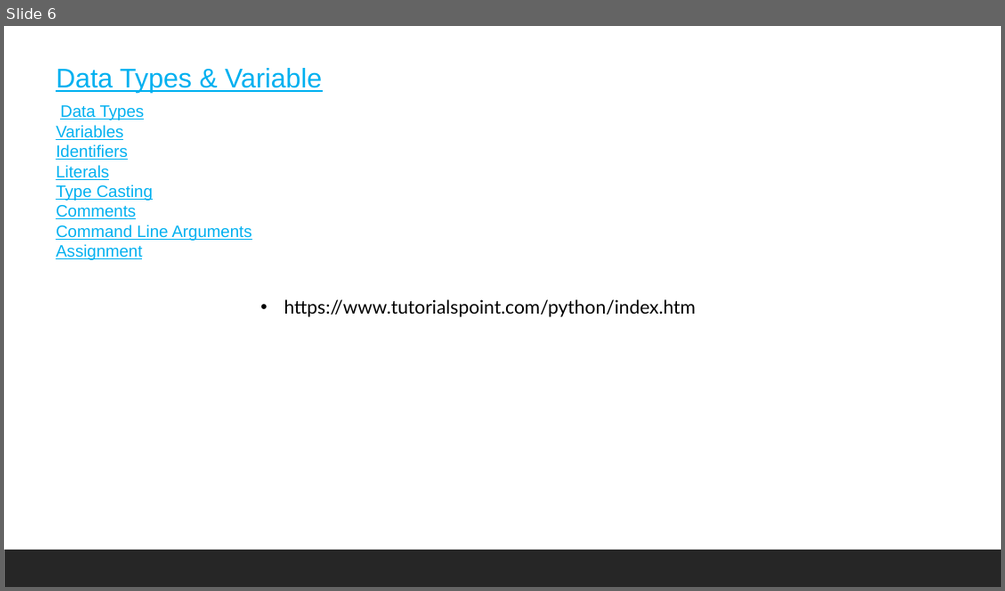
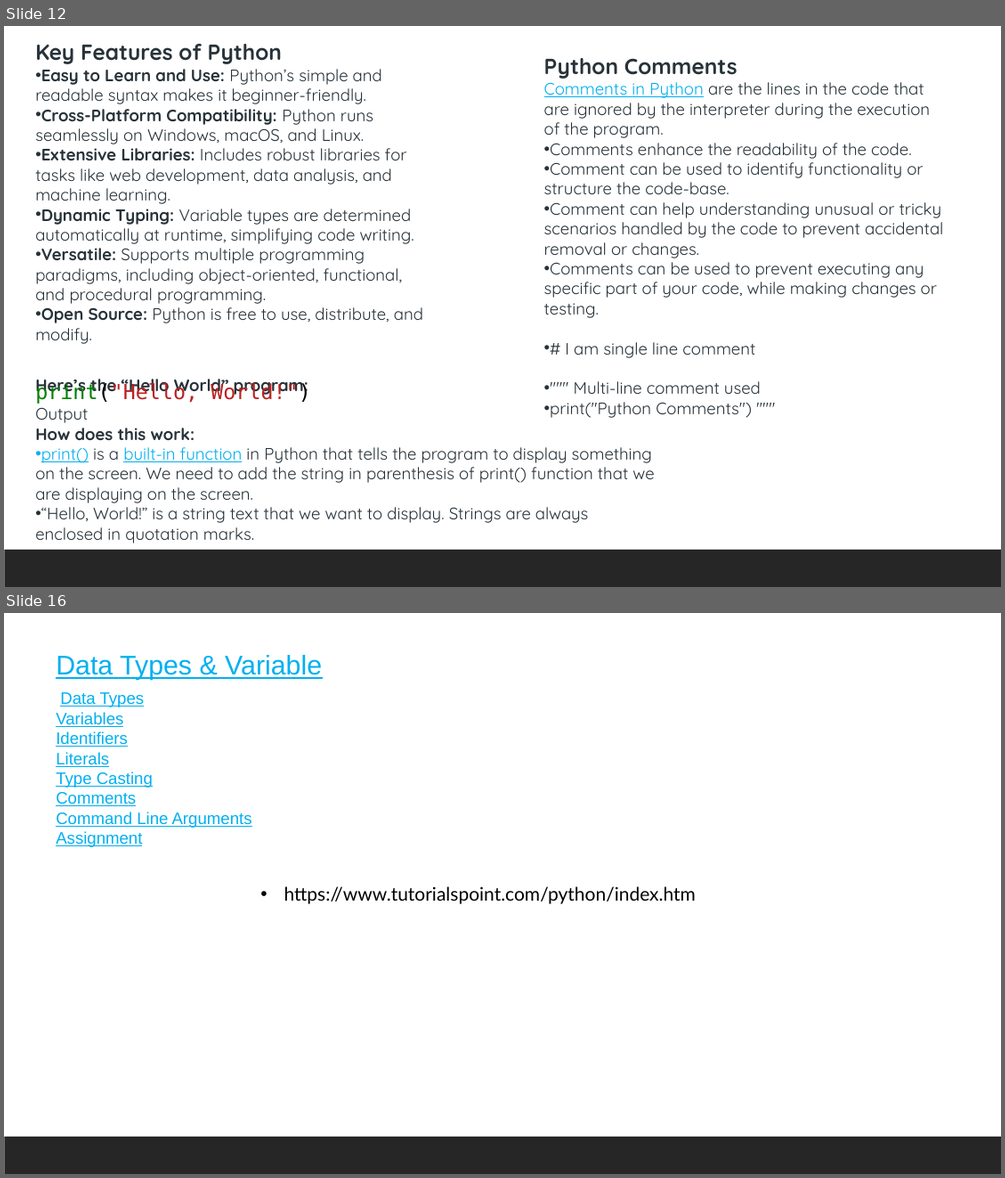
Before and after one commit to shahil04/ds_materials, a slide deck: 5.0_python_6.libraries/module_5_python_beg_to_advance.pptx. Shown one above the other, each under a label of ours: slide 6 before the commit, slides 12 and 16 after it; the slides between them are not shown. The pictures are 1005x591 and 1005x1178 pixels, drawn with LibreOffice and Linux fonts; fonts in the diff are those of the drawing. Boxes give left, top, right and bottom in pixels: in the first picture for what was removed or moved away, otherwise in the second. Text is boxed around its words. In the diff, an @@ line names an element or a change of style, - is before the commit and + after.

```diff
--- a/5.0_python_6.libraries/module_5_python_beg_to_advance.pptx
+++ b/5.0_python_6.libraries/module_5_python_beg_to_advance.pptx
@@ slide 12 added at (4, 26, 1001, 587), background #FFFFFF; not listed: 1 template element that a slide beside it also shows @@
@@ text added at (35, 44, 423, 344), 16 pt, text #273239 @@
+Key Features of Python
+• Easy to Learn and Use: Python’s simple and readable syntax makes it beginner-friendly.
+• Cross-Platform Compatibility: Python runs seamlessly on Windows, macOS, and Linux.
+• Extensive Libraries: Includes robust libraries for tasks like web development, data analysis, and machine learning.
+• Dynamic Typing: Variable types are determined automatically at runtime, simplifying code writing.
+• Versatile: Supports multiple programming paradigms, including object-oriented, functional, and procedural programming.
+• Open Source: Python is free to use, distribute, and modify.
@@ text added at (544, 58, 943, 418), 16 pt, text #273239 @@
+Python Comments
+Comments in Python are the lines in the code that are ignored by the interpreter during the execution of the program.
+• Comments enhance the readability of the code.
+• Comment can be used to identify functionality or structure the code-base.
+• Comment can help understanding unusual or tricky scenarios handled by the code to prevent accidental removal or changes.
+• Comments can be used to prevent executing any specific part of your code, while making changes or testing.
+• # I am single line comment
+• """ Multi-line comment used
+• print("Python Comments") """
@@ text added at (35, 378, 654, 543), 16 pt, text #273239 @@
+Here’s the “Hello World” program:
+print("Hello, World!")
+Output
+How does this work:
+• print() is a built-in function in Python that tells the program to display something on the screen. We need to add the string in parenthesis of print() function that we are displaying on the screen.
+• “Hello, World!” is a string text that we want to display. Strings are always enclosed in quotation marks.
@@ what was slide 6 is now slide 16 @@
```
Also in this commit, not shown: 1 slide changed, 17 other slides added, 53 other files.
